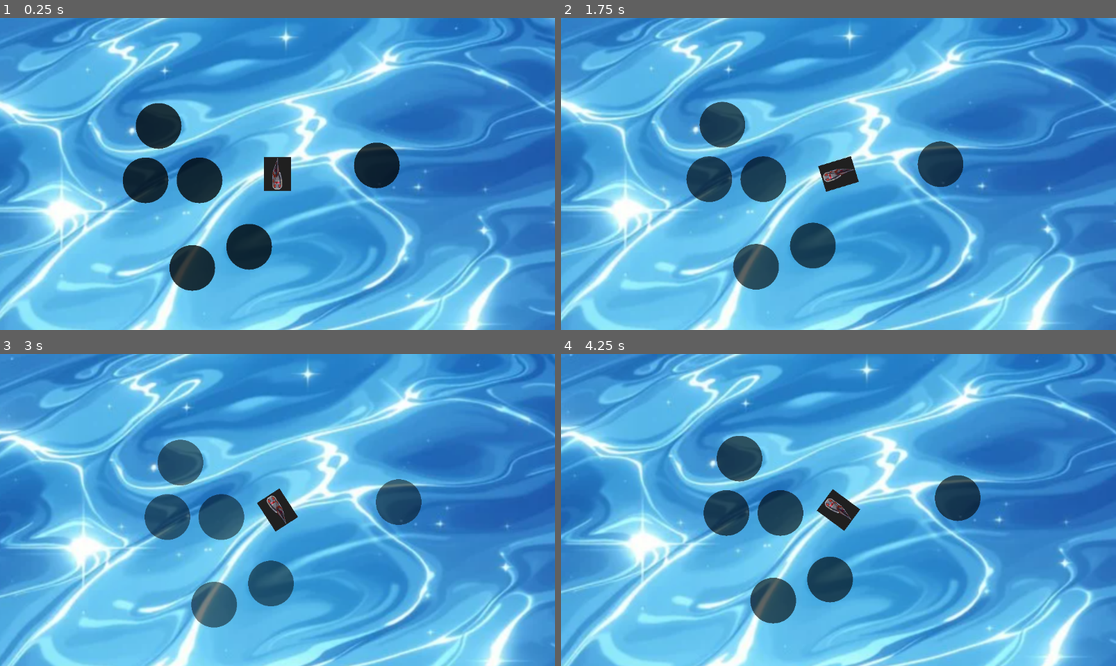
Above: before the commit, frames 1-4 (two rows, left to right).
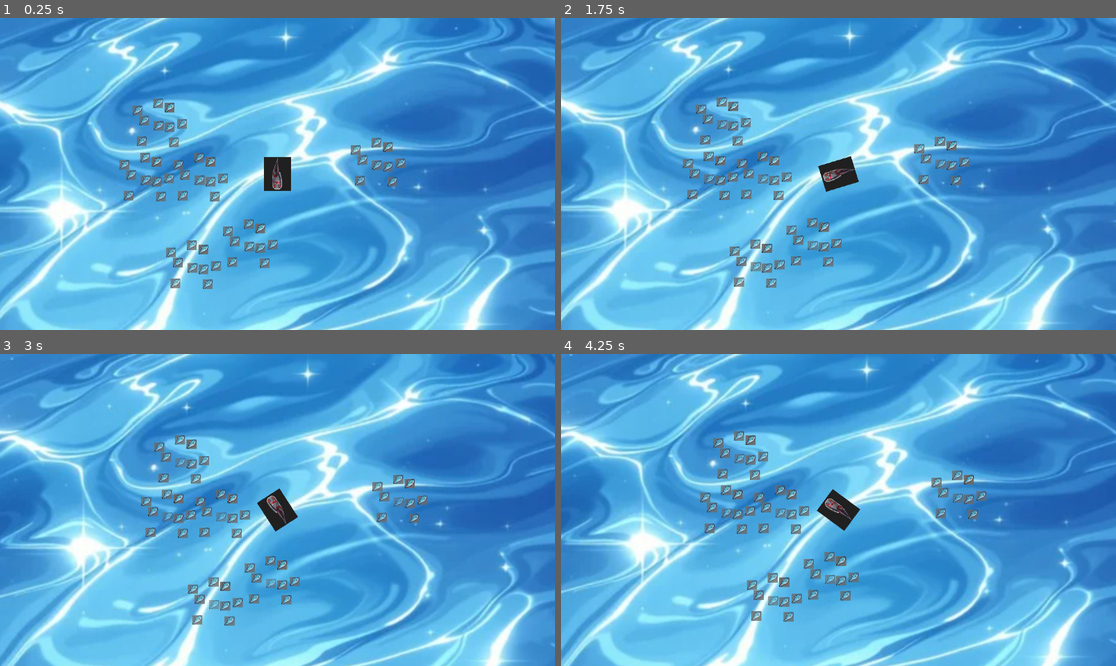
Above: after the commit, the same moments.

Repository: korrectional/stack-o-code
Game: Godot game, scene res://scenes/worlds/main/main.tscn
Two runs of this game, one before a commit and one after it. Both use one fixed random seed, a clock stepped at 60 frames per second and the inputs below. This scene is started directly instead of the project's main scene.
Inputs:
- Up to frame 1 (0.25 s): no input
- Up to frame 2 (1.75 s): tap Enter (ui_accept) at 0.5, 0.77, 1.52 s; hold D (right) 0.53-1.28 s; hold S (down) from 1.28 s (still down)
- Up to frame 3 (3 s): release S (down) at 2.03 s; hold D (right) 2.03-2.78 s; hold W (up) from 2.78 s (still down)
- Up to frame 4 (4.25 s): tap Enter (ui_accept) at 3.02, 3.77 s; release W (up) at 3.53 s; hold A (left) from 3.53 s (still down)

The runs differ from the first frame. In frame 1, 6.8% of the frame differs, in the area x 21-73%, y 25-88%; in frame 2, 6.8%; in frame 3, 6.7%; in frame 4, 6.9%, in the area x 25-77%, y 24-87%.

Commit message:
fixed bar

Diff:
--- a/scenes/fish_spot.tscn
+++ /dev/null
@@ -1,67 +0,0 @@
-[gd_scene load_steps=7 format=3 uid="uid://6grqypwqhmj6"]
-
-[ext_resource type="Texture2D" uid="uid://123ldq8bfgk8" path="res://res/fish_spot.png" id="1_pac3l"]
-[ext_resource type="Script" uid="uid://tebra6yegtbh" path="res://src/worlds/main/fish_spot.gd" id="2_no4gw"]
-
-[sub_resource type="Animation" id="Animation_pac3l"]
-resource_name = "fish_idle"
-length = 6.0
-loop_mode = 1
-tracks/0/type = "value"
-tracks/0/imported = false
-tracks/0/enabled = true
-tracks/0/path = NodePath("Sprite2D:modulate")
-tracks/0/interp = 1
-tracks/0/loop_wrap = true
-tracks/0/keys = {
-"times": PackedFloat32Array(0, 3, 6),
-"transitions": PackedFloat32Array(1, 1, 1),
-"update": 0,
-"values": [Color(1, 1, 1, 0.78431374), Color(1, 1, 1, 0.49019608), Color(1, 1, 1, 0.78431374)]
-}
-
-[sub_resource type="Animation" id="Animation_no4gw"]
-length = 0.001
-tracks/0/type = "value"
-tracks/0/imported = false
-tracks/0/enabled = true
-tracks/0/path = NodePath("Sprite2D:modulate")
-tracks/0/interp = 1
-tracks/0/loop_wrap = true
-tracks/0/keys = {
-"times": PackedFloat32Array(0),
-"transitions": PackedFloat32Array(1),
-"update": 0,
-"values": [Color(1, 1, 1, 0.78431374)]
-}
-
-[sub_resource type="AnimationLibrary" id="AnimationLibrary_d77ro"]
-_data = {
-&"RESET": SubResource("Animation_no4gw"),
-&"fish_idle": SubResource("Animation_pac3l")
-}
-
-[sub_resource type="CircleShape2D" id="CircleShape2D_pac3l"]
-radius = 400.4997
-
-[node name="fish_spot" type="Node2D"]
-scale = Vector2(0.15, 0.15)
-
-[node name="Sprite2D" type="Sprite2D" parent="."]
-modulate = Color(1, 1, 1, 0.78431374)
-z_index = -1
-texture = ExtResource("1_pac3l")
-
-[node name="AnimationPlayer" type="AnimationPlayer" parent="."]
-libraries = {
-&"": SubResource("AnimationLibrary_d77ro")
-}
-
-[node name="Area2D" type="Area2D" parent="."]
-script = ExtResource("2_no4gw")
-
-[node name="CollisionShape2D" type="CollisionShape2D" parent="Area2D"]
-shape = SubResource("CircleShape2D_pac3l")
-
-[connection signal="area_entered" from="Area2D" to="Area2D" method="_on_area_entered"]
-[connection signal="area_exited" from="Area2D" to="Area2D" method="_on_area_exited"]
--- a/scenes/fish_meter.tscn
+++ b/scenes/worlds/main/fish_meter.tscn
@@ -8,6 +8,12 @@
 
 [sub_resource type="RectangleShape2D" id="RectangleShape2D_gkym8"]
 size = Vector2(1.0297501, 0.9999998)
+
+[sub_resource type="RectangleShape2D" id="RectangleShape2D_04yw0"]
+size = Vector2(0.19999993, 1)
+
+[sub_resource type="RectangleShape2D" id="RectangleShape2D_l17j4"]
+size = Vector2(0.15555556, 1)
 
 [node name="fish_meter" type="Node2D"]
 script = ExtResource("1_cb8pr")
@@ -75,6 +81,20 @@
 scale = Vector2(0.9999999, 1)
 shape = SubResource("RectangleShape2D_gkym8")
 
+[node name="borderStart" type="Area2D" parent="box"]
+visible = false
+
+[node name="CollisionShape2D" type="CollisionShape2D" parent="box/borderStart"]
+position = Vector2(-0.6111111, 0)
+shape = SubResource("RectangleShape2D_04yw0")
+
+[node name="borderEnd" type="Area2D" parent="box"]
+visible = false
+
+[node name="CollisionShape2D" type="CollisionShape2D" parent="box/borderEnd"]
+position = Vector2(0.5888889, 0)
+shape = SubResource("RectangleShape2D_l17j4")
+
 [node name="miss" type="Label" parent="."]
 visible = false
 offset_left = -20.0
--- /dev/null
+++ b/scenes/worlds/main/fish_spot.gd
@@ -0,0 +1 @@
+extends Node2D
--- /dev/null
+++ b/scenes/worlds/main/fish_spot.tscn
@@ -0,0 +1,132 @@
+[gd_scene load_steps=7 format=3 uid="uid://6grqypwqhmj6"]
+
+[ext_resource type="Texture2D" uid="uid://bpe3a5d5x4f0b" path="res://res/fish.png" id="1_kbkhl"]
+[ext_resource type="Script" uid="uid://tebra6yegtbh" path="res://src/worlds/main/fish_spot.gd" id="2_no4gw"]
+
+[sub_resource type="Animation" id="Animation_no4gw"]
+length = 0.001
+tracks/0/type = "value"
+tracks/0/imported = false
+tracks/0/enabled = true
+tracks/0/path = NodePath("Sprite2D:modulate")
+tracks/0/interp = 1
+tracks/0/loop_wrap = true
+tracks/0/keys = {
+"times": PackedFloat32Array(0),
+"transitions": PackedFloat32Array(1),
+"update": 0,
+"values": [Color(1, 1, 1, 0.78431374)]
+}
+
+[sub_resource type="Animation" id="Animation_pac3l"]
+resource_name = "fish_idle"
+length = 6.0
+loop_mode = 1
+tracks/0/type = "value"
+tracks/0/imported = false
+tracks/0/enabled = true
+tracks/0/path = NodePath("Sprite2D:modulate")
+tracks/0/interp = 1
+tracks/0/loop_wrap = true
+tracks/0/keys = {
+"times": PackedFloat32Array(0, 3, 6),
+"transitions": PackedFloat32Array(1, 1, 1),
+"update": 0,
+"values": [Color(1, 1, 1, 0.78431374), Color(1, 1, 1, 0.49019608), Color(1, 1, 1, 0.78431374)]
+}
+
+[sub_resource type="AnimationLibrary" id="AnimationLibrary_d77ro"]
+_data = {
+&"RESET": SubResource("Animation_no4gw"),
+&"fish_idle": SubResource("Animation_pac3l")
+}
+
+[sub_resource type="CircleShape2D" id="CircleShape2D_pac3l"]
+radius = 400.4997
+
+[node name="fish_spot" type="Node2D"]
+scale = Vector2(0.15, 0.15)
+
+[node name="Sprite2D" type="Sprite2D" parent="."]
+modulate = Color(1, 1, 1, 0.78431374)
+z_index = -1
+position = Vector2(1.171772, 1.0833359)
+scale = Vector2(2.6350129, 2.6350129)
+texture = ExtResource("1_kbkhl")
+
+[node name="Sprite2D2" type="Sprite2D" parent="."]
+modulate = Color(1, 1, 1, 0.78431374)
+z_index = -1
+position = Vector2(-293.3333, -213.33331)
+scale = Vector2(2.6350129, 2.6350129)
+texture = ExtResource("1_kbkhl")
+
+[node name="Sprite2D3" type="Sprite2D" parent="."]
+modulate = Color(1, 1, 1, 0.78431374)
+z_index = -1
+position = Vector2(-233.33331, 213.33331)
+scale = Vector2(2.6350129, 2.6350129)
+texture = ExtResource("1_kbkhl")
+
+[node name="Sprite2D4" type="Sprite2D" parent="."]
+modulate = Color(1, 1, 1, 0.78431374)
+z_index = -1
+position = Vector2(-199.99998, -73.33331)
+scale = Vector2(2.6350129, 2.6350129)
+texture = ExtResource("1_kbkhl")
+
+[node name="Sprite2D5" type="Sprite2D" parent="."]
+modulate = Color(1, 1, 1, 0.78431374)
+z_index = -1
+position = Vector2(-6.666687, -313.3333)
+scale = Vector2(2.6350124, 2.6350124)
+texture = ExtResource("1_kbkhl")
+
+[node name="Sprite2D6" type="Sprite2D" parent="."]
+modulate = Color(1, 1, 1, 0.78431374)
+z_index = -1
+position = Vector2(326.66666, -26.666656)
+scale = Vector2(2.6350129, 2.6350129)
+texture = ExtResource("1_kbkhl")
+
+[node name="Sprite2D7" type="Sprite2D" parent="."]
+modulate = Color(1, 1, 1, 0.78431374)
+z_index = -1
+position = Vector2(213.33333, 226.66667)
+scale = Vector2(2.6350129, 2.6350129)
+texture = ExtResource("1_kbkhl")
+
+[node name="Sprite2D8" type="Sprite2D" parent="."]
+modulate = Color(1, 1, 1, 0.78431374)
+z_index = -1
+position = Vector2(153.33333, 19.999985)
+scale = Vector2(2.6350129, 2.6350129)
+texture = ExtResource("1_kbkhl")
+
+[node name="Sprite2D9" type="Sprite2D" parent="."]
+modulate = Color(1, 1, 1, 0.78431374)
+z_index = -1
+position = Vector2(153.33333, -253.33333)
+scale = Vector2(2.6350124, 2.6350124)
+texture = ExtResource("1_kbkhl")
+
+[node name="Sprite2D10" type="Sprite2D" parent="."]
+modulate = Color(1, 1, 1, 0.78431374)
+z_index = -1
+position = Vector2(153.33333, -253.33333)
+scale = Vector2(2.6350124, 2.6350124)
+texture = ExtResource("1_kbkhl")
+
+[node name="AnimationPlayer" type="AnimationPlayer" parent="."]
+libraries = {
+&"": SubResource("AnimationLibrary_d77ro")
+}
+
+[node name="Area2D" type="Area2D" parent="."]
+script = ExtResource("2_no4gw")
+
+[node name="CollisionShape2D" type="CollisionShape2D" parent="Area2D"]
+shape = SubResource("CircleShape2D_pac3l")
+
+[connection signal="area_entered" from="Area2D" to="Area2D" method="_on_area_entered"]
+[connection signal="area_exited" from="Area2D" to="Area2D" method="_on_area_exited"]
--- a/scenes/worlds/main/main.tscn
+++ b/scenes/worlds/main/main.tscn
@@ -1,8 +1,8 @@
 [gd_scene load_steps=5 format=3 uid="uid://bo4de3kau3ech"]
 
 [ext_resource type="Texture2D" uid="uid://cpoftqntdj2t6" path="res://res/water.png" id="2_a65mn"]
-[ext_resource type="PackedScene" uid="uid://6grqypwqhmj6" path="res://scenes/fish_spot.tscn" id="3_0iyyk"]
-[ext_resource type="PackedScene" uid="uid://chep1x1t68wb8" path="res://scenes/boat.tscn" id="3_a65mn"]
+[ext_resource type="PackedScene" uid="uid://6grqypwqhmj6" path="res://scenes/worlds/main/fish_spot.tscn" id="3_0iyyk"]
+[ext_resource type="PackedScene" uid="uid://chep1x1t68wb8" path="res://scenes/worlds/main/boat.tscn" id="3_a65mn"]
 [ext_resource type="Script" uid="uid://bl0s760di22p0" path="res://src/worlds/main/fish_spot_spawner.gd" id="4_0iyyk"]
 
 [node name="main" type="Node"]
--- a/src/worlds/main/boat.gd
+++ b/src/worlds/main/boat.gd
@@ -1,8 +1,8 @@
 extends Node2D
 
-@onready var indicator: Sprite2D = $indicator # the ! thinging
+@onready var indicator: Sprite2D = $indicator # the '!' thinging
 
-var fish_meter = preload("res://scenes/fish_meter.tscn") # the fish meter mini game scene
+var fish_meter = preload("res://scenes/worlds/main/fish_meter.tscn") # the fish meter mini game scene
 
 func _ready() -> void:
 	print("(main/boat.gd) Hello, Ive spawned!") #if u leave debug messages, say what script theyre in!
@@ -16,7 +16,8 @@
 	if Global.can_player_fish:
 		fishTime()
 	else:
-		indicator.visible = false
+		if indicator.visible:
+			indicator.visible = false
 
 	var ileft = Input.is_action_pressed("left")
 	var iright = Input.is_action_pressed("right")
@@ -66,8 +67,11 @@
 
 	pass
 
+# yey here we catch the fish
 func fishTime():
 	indicator.visible = true
+	indicator.global_position = position + Vector2.UP*70
+	indicator.global_rotation = 0
 
 	if Input.is_action_just_pressed("ui_accept"):
 		var inst = fish_meter.instantiate()
--- a/src/worlds/main/fish_meter.gd
+++ b/src/worlds/main/fish_meter.gd
@@ -65,7 +65,14 @@
 
 
 func _on_hit_detector_zone_area_entered(area: Area2D) -> void:
-	can_fish = true
+	match area.name:
+		"borderStart":
+			queue_free()
+		"borderEnd":
+			rand_speed = -rand_speed
+		_:
+			can_fish = true
+
 
 
 func _on_hit_detector_zone_area_exited(area: Area2D) -> void:
--- a/src/worlds/main/fish_spot.gd
+++ b/src/worlds/main/fish_spot.gd
@@ -4,7 +4,7 @@
 
 var is_active_fish_area = false # is the player inside the zone
 var selfdestructTimer = 30 # how long does it take for it to die in seconds
-
+var fishSpeed = 3
 func _ready() -> void:
 	animation_player.play("fish_idle")
 
@@ -21,6 +21,13 @@
 		self.get_parent().queue_free()
 
 
+	# theyre scared, so they'll move away from the boat
+	if scared:
+		position += epicenter.direction_to(position)*fishSpeed
+		if(position.distance_to(epicenter) > 10):
+			scared = false
+
+
 func _on_area_entered(area: Area2D) -> void:
 	if area.is_in_group("player"):
 		is_active_fish_area = true
@@ -31,3 +38,9 @@
 	if area.is_in_group("player"):
 		is_active_fish_area = false
 		Global.can_player_fish = false
+
+var scared = false
+var epicenter: Vector2 = Vector2(0, 0)
+
+func scare(epicenter: Vector2):
+	scared = true
--- a/src/worlds/main/fish_spot_spawner.gd
+++ b/src/worlds/main/fish_spot_spawner.gd
@@ -1,6 +1,6 @@
 extends Node
 
-var spot = preload("res://scenes/fish_spot.tscn")
+var spot = preload("res://scenes/worlds/main/fish_spot.tscn")
 
 # the limits of the spawning box
 var limit_max_position = Vector2(630, 630)
Not shown: 1 places in node_2d.tscn that only renumber resources
Binary file added: res/fish.png
Not shown, added: res/fish.png.import
Renamed: scenes/boat.tscn -> scenes/worlds/main/boat.tscn
Not shown: 1 places in scenes/worlds/main/fish_meter.tscn that only renumber resources
Not shown, added: scenes/worlds/main/fish_spot.gd.uid
